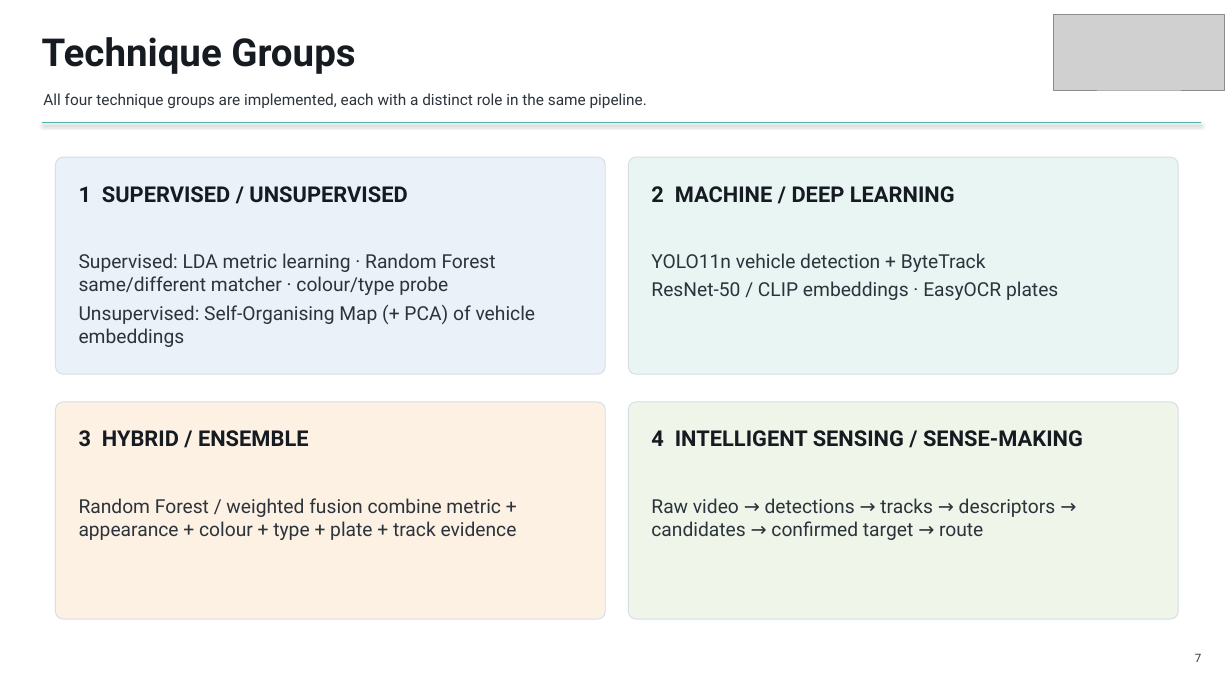
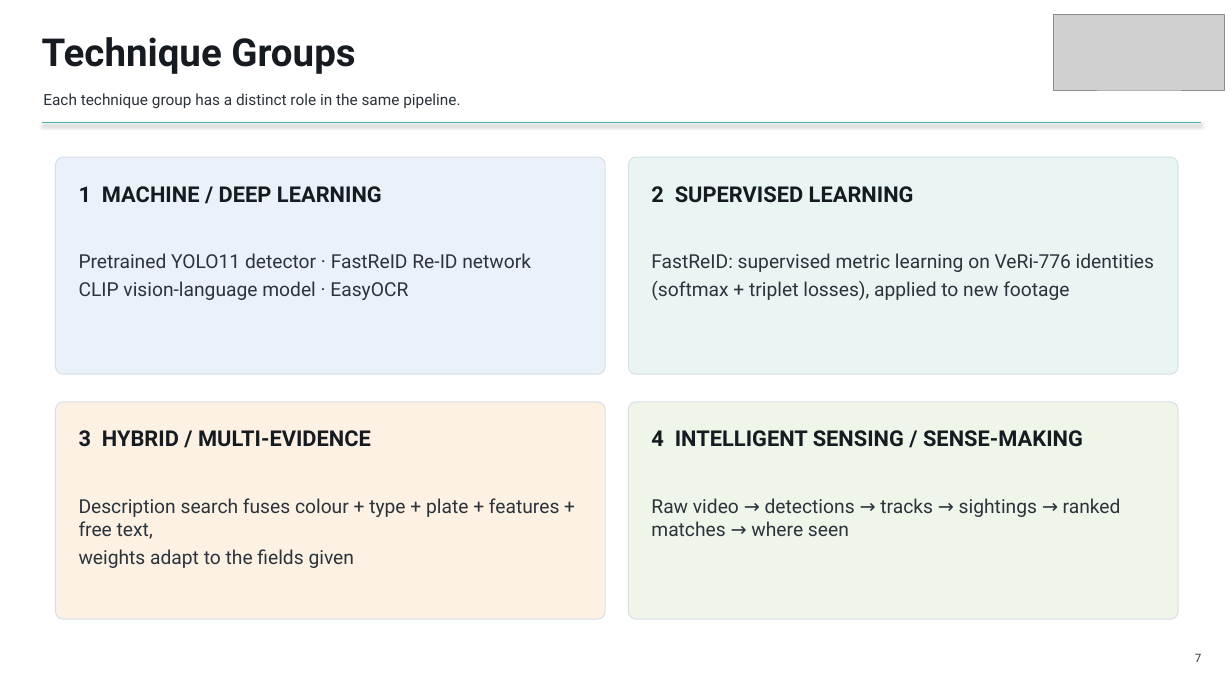
Before and after one commit to GurneetKB/V-Trace, a slide deck: slide 7 of deliverables/V-Trace_Final_Presentation.pptx. Drawn at 1232x693 pixels with LibreOffice and Linux fonts; fonts in the diff are those of the drawing; grey boxes stand for pictures. Boxes give left, top, right and bottom in pixels: in the first picture for what was removed or moved away, otherwise in the second. Text is boxed around its words. In the diff, an @@ line names an element or a change of style, - is before the commit and + after.

```diff
--- a/deliverables/V-Trace_Final_Presentation.pptx
+++ b/deliverables/V-Trace_Final_Presentation.pptx
@@ text at (43,93,460,108): text changed @@
-All four technique groups are implemented, each with a distinct role in the same pipeline.
+Each technique group has a distinct role in the same pipeline.
@@ text at (79,186,382,203): text changed @@
-1 SUPERVISED / UNSUPERVISED
+1 MACHINE / DEEP LEARNING
@@ text at (651,186,914,203): text changed @@
-2 MACHINE / DEEP LEARNING
+2 SUPERVISED LEARNING
@@ text at (79,253,531,300): text changed @@
-Supervised: LDA metric learning · Random Forest same/different matcher · colour/type probe
-Unsupervised: Self-Organising Map (+ PCA) of vehicle embeddings
+Pretrained YOLO11 detector · FastReID Re-ID network
+CLIP vision-language model · EasyOCR
@@ text at (651,253,1154,300): text changed @@
-YOLO11n vehicle detection + ByteTrack
-ResNet-50 / CLIP embeddings · EasyOCR plates
+FastReID: supervised metric learning on VeRi-776 identities
+(softmax + triplet losses), applied to new footage
@@ text at (79,430,371,447): text changed @@
-3 HYBRID / ENSEMBLE
+3 HYBRID / MULTI-EVIDENCE
@@ text at (79,498,559,568): text changed @@
-Random Forest / weighted fusion combine metric + appearance + colour + type + plate + track evidence
+Description search fuses colour + type + plate + features + free text,
+weights adapt to the fields given
@@ text at (651,498,1121,536): text changed @@
-Raw video → detections → tracks → descriptors → candidates → confirmed target → route
+Raw video → detections → tracks → sightings → ranked matches → where seen
```
Also in this commit, not shown: 7 other slides changed, 6 slides added, 9 slides removed, 10 other files.
